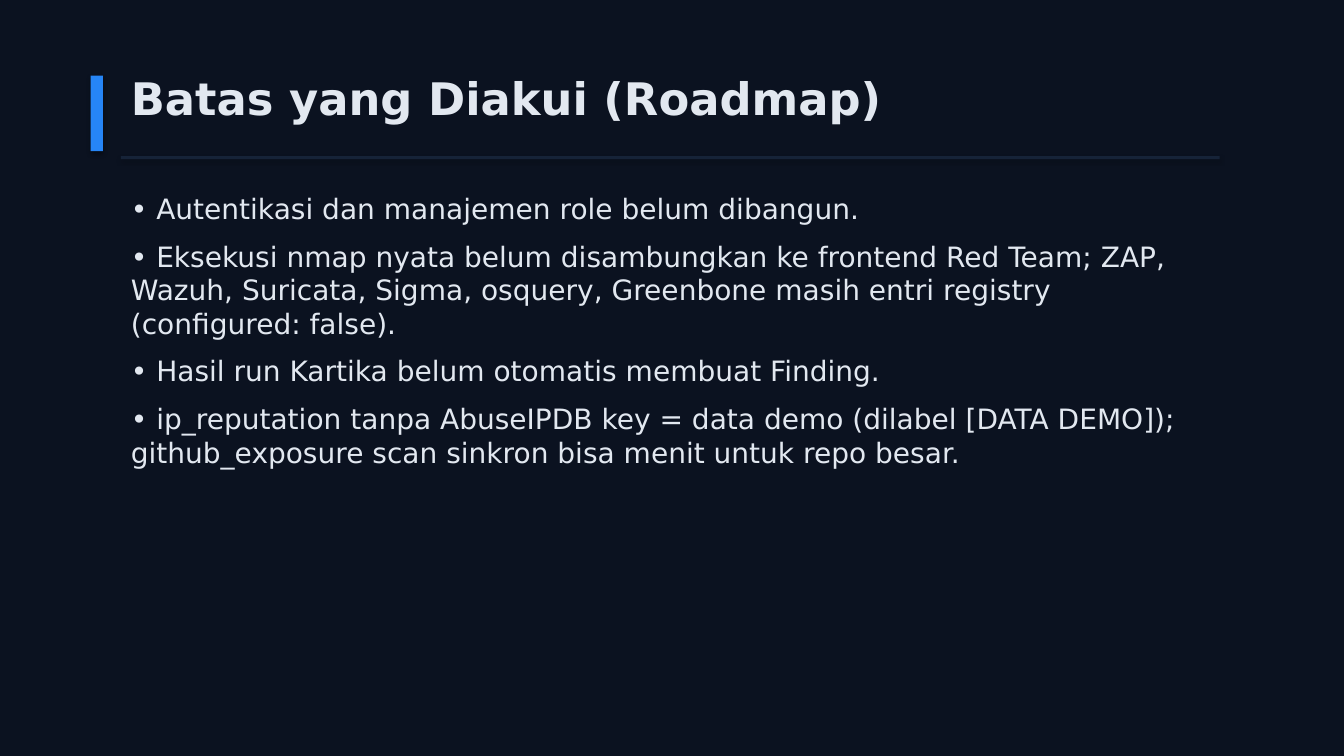
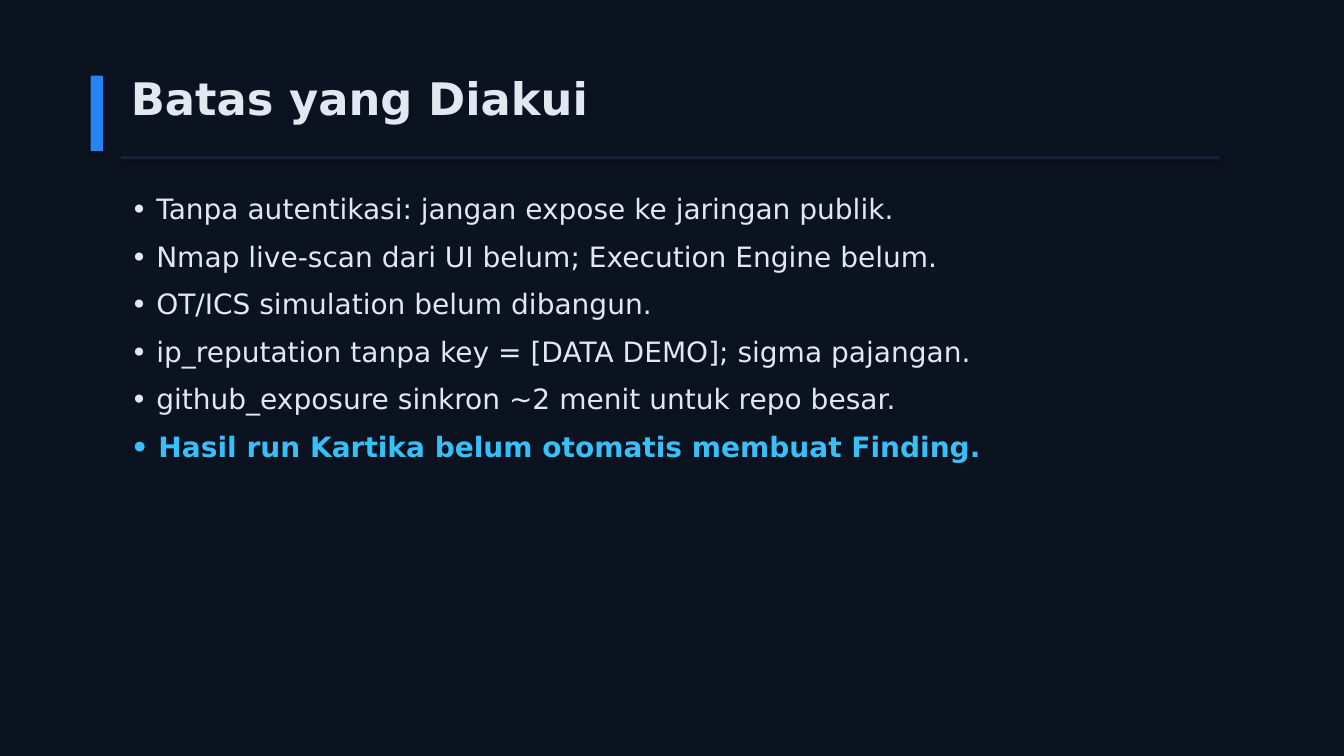
Before and after one commit to jejakmasgondrong/GARDA-CYBER, a slide deck: slide 17 of submission/GARDA-CYBER-slide-penjelasan.pptx (slide 9 before the commit). Drawn at 1344x756 pixels with LibreOffice and Linux fonts; fonts in the diff are those of the drawing. Boxes give left, top, right and bottom in pixels: in the first picture for what was removed or moved away, otherwise in the second. Text is boxed around its words. In the diff, an @@ line names an element or a change of style, - is before the commit and + after.

Commit message:
docs: slide penjelasan 19 content slide + cover dari fakta terverifikasi (PPTX regenerate, koreksi hitungan test)

```diff
--- a/submission/GARDA-CYBER-slide-penjelasan.pptx
+++ b/submission/GARDA-CYBER-slide-penjelasan.pptx
@@ text at <box>131,81,588,125</box>: text changed @@
-Batas yang Diakui (Roadmap)
+Batas yang Diakui
@@ text at <box>156,197,970,416</box>: text changed @@
-• Autentikasi dan manajemen role belum dibangun.
-• Eksekusi nmap nyata belum disambungkan ke frontend Red Team; ZAP, Wazuh, Suricata, Sigma, osquery, Greenbone masih entri registry (configured: false).
+• Tanpa autentikasi: jangan expose ke jaringan publik.
+• Nmap live-scan dari UI belum; Execution Engine belum.
+• OT/ICS simulation belum dibangun.
+• ip_reputation tanpa key = [DATA DEMO]; sigma pajangan.
+• github_exposure sinkron ~2 menit untuk repo besar.
@@ text at <box>131,407,1175,469</box>: paragraph removed @@
-• ip_reputation tanpa AbuseIPDB key = data demo (dilabel [DATA DEMO]); github_exposure scan sinkron bisa menit untuk repo besar.
@@ text at <box>158,435,980,463</box>: text colour #E2E8F0 to #38BFF8, bold on in "• Hasil run Kartika belum otomatis membuat ..." @@
```
Also in this commit, not shown: 9 other slides changed, 10 slides added, 1 slide removed, 1 other file.
